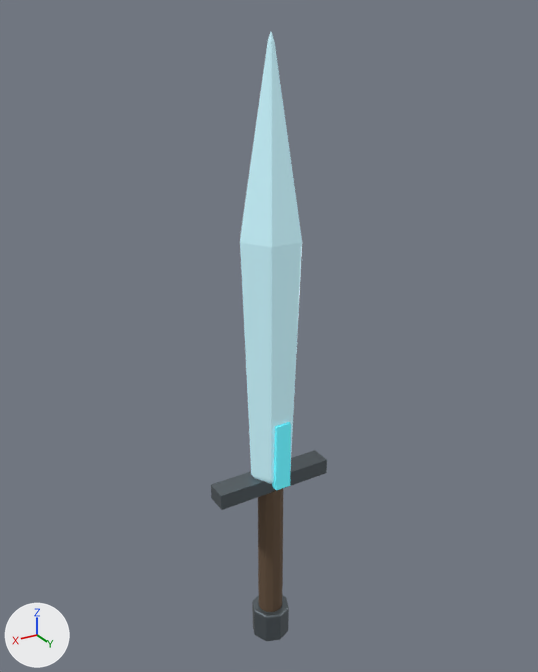
An edit to the Blender file assets/models/source/crystal-weapon-sword.blend, drawn before and after from the same camera.
Camera for both pictures: a 50 mm lens placed at (1.117, 1.851, 1.379), pointed at (-0.024, -0.051, 0.428). Lighting does not change. The marker at lower left points along +X, +Y and +Z. The picture after the commit comes second.

Objects in the first picture: 'blade', 'grip', 'guard', 'pommel', 'rainbow-inlay'.
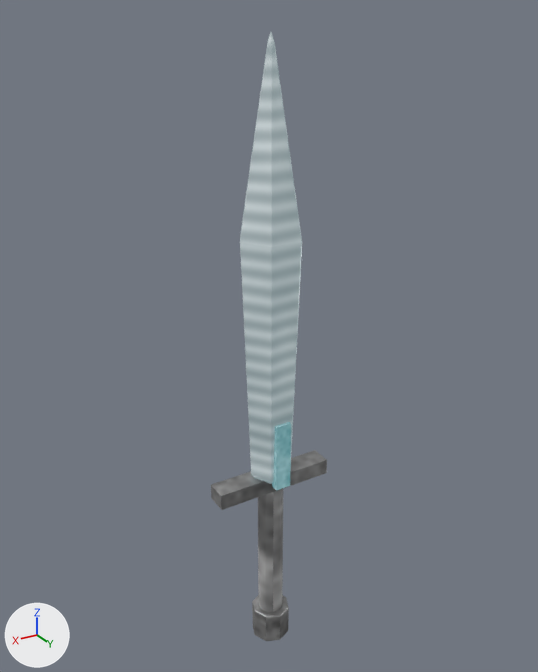
Pixel boxes [x1, y1, x2, y2] of what changed, in the pictures (538 x 672 px):
'blade', recoloured (cyan to grey)
    both: [240, 32, 302, 484]
'grip', recoloured (brown to grey)
    both: [258, 489, 283, 612]
'guard', recoloured (lighter)
    both: [211, 450, 327, 510]
'pommel', recoloured (lighter)
    both: [252, 595, 289, 641]
'rainbow-inlay', recoloured
    both: [272, 422, 291, 490]

The change, as a diff of the scene's bpy script:
```diff
--- a/assets/models/source/crystal-weapon-sword.blend.py
+++ b/assets/models/source/crystal-weapon-sword.blend.py
@@ me_grip @@
 me_grip.from_pydata(...)  # 22 vertices, 40 faces; spans x -0.045..0.045, y -0.043..0.043, z -0.275..0.275
-me_grip.materials.append(mat_magenheim_crystal_weapon_crystal_weapon_sword_grip)  # brown #65503c
+me_grip.materials.append(mat_magenheim_crystal_weapon_crystal_weapon_sword_grip_stone)  # picture img_creature_stone
@@ me_guard @@
 me_guard.from_pydata(...)  # 8 vertices, 12 faces; spans x -0.21..0.21, y -0.038..0.038, z -0.028..0.028
-me_guard.materials.append(mat_magenheim_crystal_weapon_crystal_weapon_sword_blackmetal)  # grey #6f797e
+me_guard.materials.append(mat_magenheim_crystal_weapon_crystal_weapon_sword_blackmetal_stone)  # picture img_creature_stone
@@ me_pommel @@
 me_pommel.from_pydata(...)  # 18 vertices, 32 faces; spans x -0.07..0.07, y -0.07..0.07, z -0.06..0.06
-me_pommel.materials.append(mat_magenheim_crystal_weapon_crystal_weapon_sword_blackmetal)  # grey #6f797e
+me_pommel.materials.append(mat_magenheim_crystal_weapon_crystal_weapon_sword_blackmetal_stone)  # picture img_creature_stone
@@ me_blade @@
 me_blade.from_pydata(...)  # 14 vertices, 24 faces; spans x -0.105..0.105, y -0.091..0.091, z -0.743..0.743
-me_blade.materials.append(mat_magenheim_crystal_weapon_crystal_weapon_sword_crystal)  # cyan #c4eff8, glowing greyish cyan #718b91
+me_blade.materials.append(mat_magenheim_crystal_weapon_crystal_weapon_sword_crystal_metal)  # picture img_creature_metal, glowing greyish cyan #718b91
@@ me_rainbow_inlay @@
 me_rainbow_inlay.from_pydata(...)  # 8 vertices, 12 faces; spans x -0.027..0.027, y -0.013..0.013, z -0.12..0.12
-me_rainbow_inlay.materials.append(mat_magenheim_crystal_weapon_crystal_weapon_sword_rainbow_4)  # cyan #69f1ff, glowing cyan #3e959e
+me_rainbow_inlay.materials.append(mat_magenheim_crystal_weapon_crystal_weapon_sword_rainbow_4_stone)  # picture img_creature_stone, glowing cyan #3e959e
```
